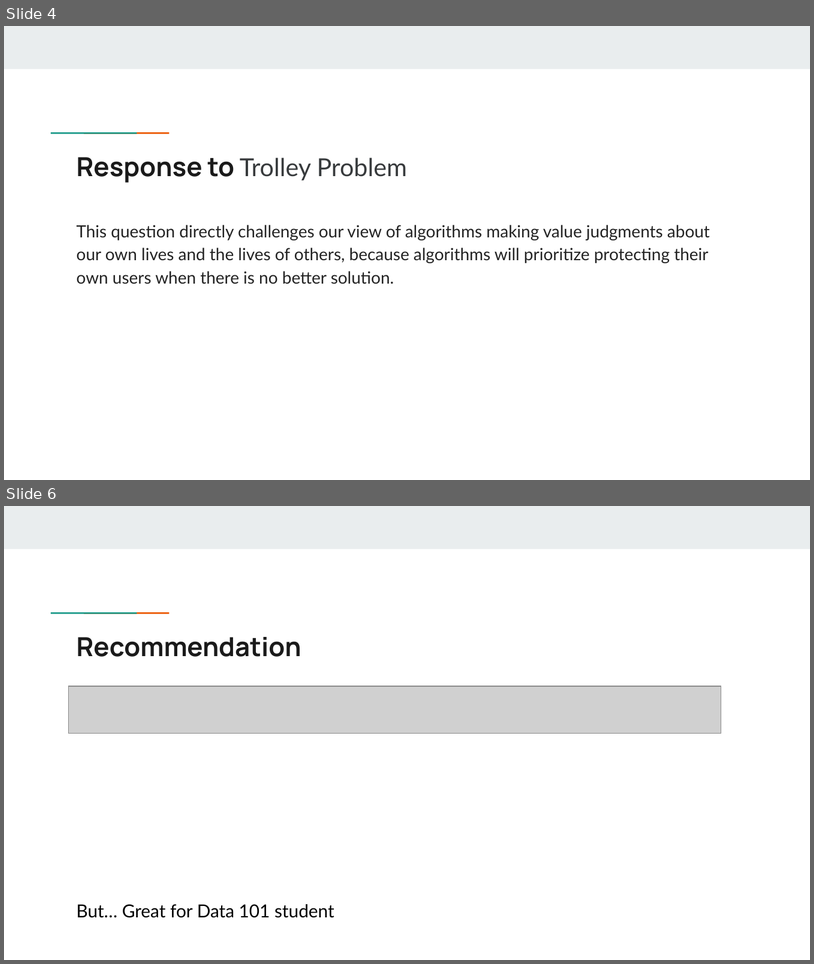
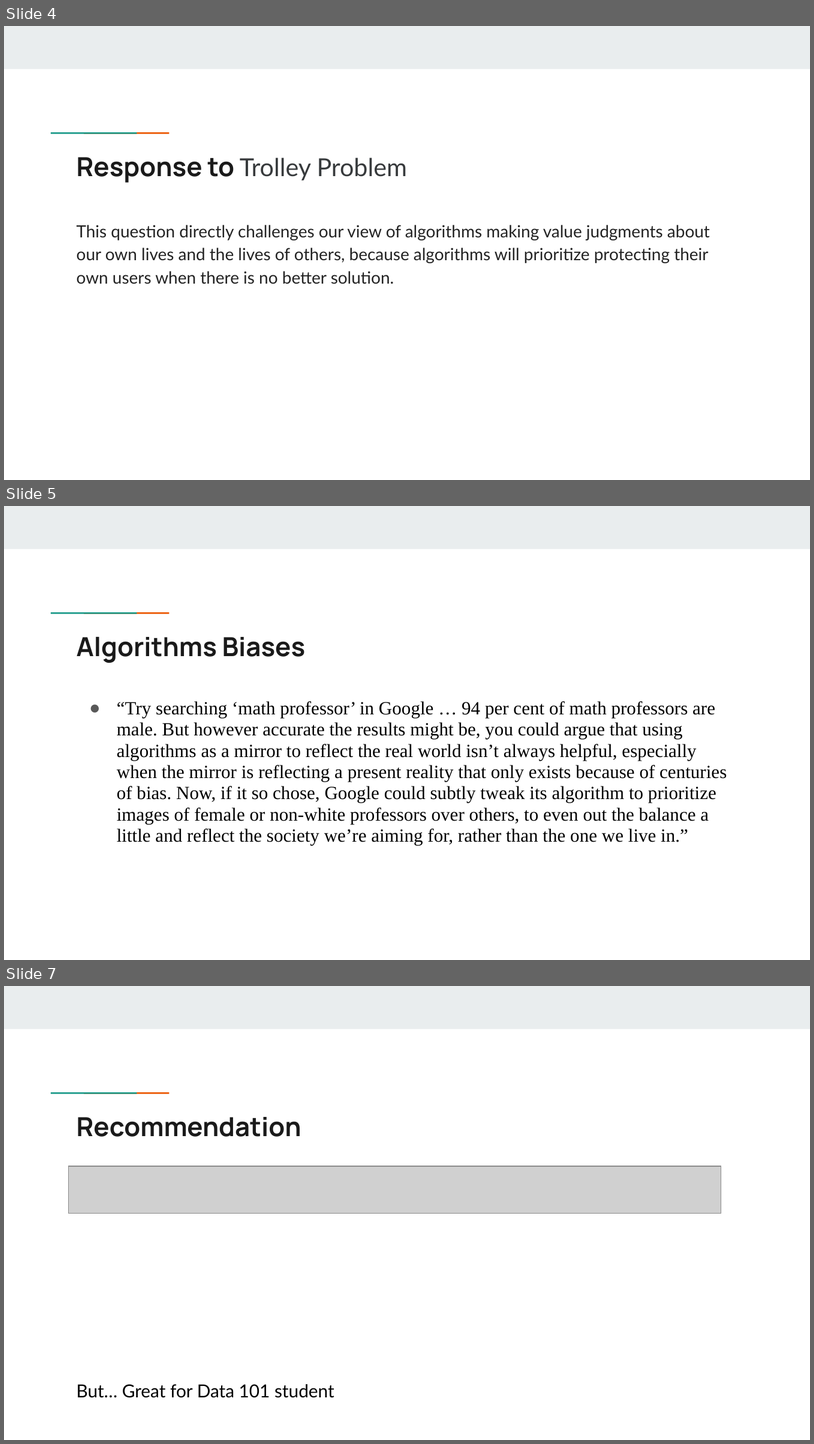
Before and after one commit to gef4/data303-s23-book-reports, a slide deck: docs/yuqian-wang/yuqian_wang_presentation.pptx. Shown one above the other, each under a label of ours: slides 4 and 6 before the commit, slides 4, 5 and 7 after it; the slides between them are not shown. The pictures are 814x964 and 814x1444 pixels, drawn with LibreOffice and Linux fonts; fonts in the diff are those of the drawing; grey boxes stand for pictures. Boxes give left, top, right and bottom in pixels: in the first picture for what was removed or moved away, otherwise in the second. Text is boxed around its words. In the diff, an @@ line names an element or a change of style, - is before the commit and + after.

```diff
--- a/docs/yuqian-wang/yuqian_wang_presentation.pptx
+++ b/docs/yuqian-wang/yuqian_wang_presentation.pptx
@@ slide 5 added at <box>4,506,810,960</box>, background #FFFFFF; not listed: 3 template elements that a slide beside it also shows @@
@@ title added at <box>77,637,306,663</box>, 23.4 pt, text #1A1A1A, bold @@
+Algorithms Biases
@@ text added at <box>117,701,727,845</box>, 16.6 pt, text #000000 @@
+● “Try searching ‘math professor’ in Google … 94 per cent of math professors are male. But however accurate the results might be, you could argue that using algorithms as a mirror to reflect the real world isn’t always helpful, especially when the mirror is reflecting a present reality that only exists because of centuries of bias. Now, if it so chose, Google could subtly tweak its algorithm to prioritize images of female or non-white professors over others, to even out the balance a little and reflect the society we’re aiming for, rather than the one we live in.”
@@ what was slide 6 is now slide 7 @@
```
Also in this commit, not shown: 2 slides changed, 1 other file.
